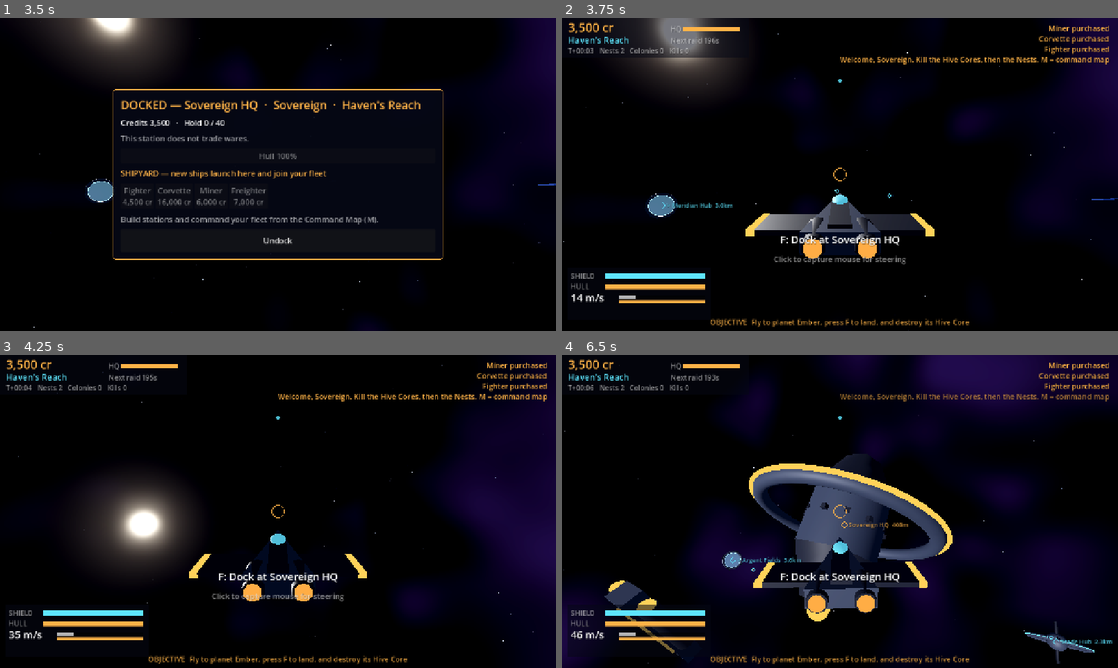
Above: before the commit, frames 1-4 (two rows, left to right).
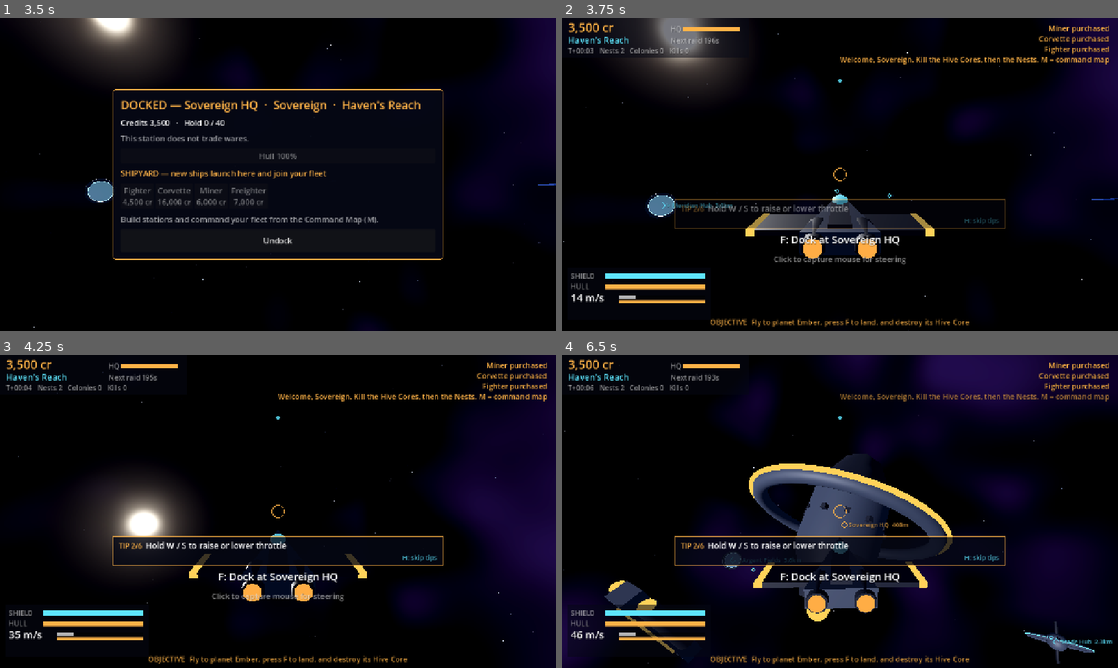
Above: after the commit, the same moments.

Repository: iladin/godot-web-games
Game: Godot game, scene res://scenes/main.tscn
Two runs of this game, one before a commit and one after it. Both use one fixed random seed, a clock stepped at 60 frames per second and the inputs below.
Inputs (mouse positions are in pixels of both pictures, inside the frame that each line leads up to):
- Up to frame 1 (3.5 s): tap Enter (ui_accept) at 0.5, 0.77 s; move the mouse to (400, 158) at 0.52 s; hold Up (pitch_up) 0.53-1.25 s; hold Space (fire) 0.53-1.25 s; tap F (act) at 0.6 s; click (400, 158) at 0.67 s; click "Fighter 4,500 cr" at 1.25 s; click "Corvette 16,000 cr" at 2 s; click "Miner 6,000 cr" at 2.75 s
- Up to frame 2 (3.75 s): click "Undock" at 3.5 s
- Up to frame 3 (4.25 s): no input
- Up to frame 4 (6.5 s): drag from (728, 527) to (812, 574) at 4.27 s; move the mouse to (851, 505) at 5.02 s; hold Up (pitch_up) from 5.03 s (still down); tap Down (pitch_dn) at 5.1 s; click (851, 505) at 5.17 s; tap T (travel) at 5.3, 5.85 s; move the mouse to (834, 517) at 5.77 s; click (834, 517) at 5.92 s; tap Enter (ui_accept) at 6.02 s; tap Left (yaw_l) at 6.05 s

Frame 1 is identical in both runs. In frame 2, 1.6% of the frame differs, in the area x 20-80%, y 57-68%; in frame 3, 1.7%; in frame 4, 2.4%.

Commit message:
studio(S0006): VS-004 Guided first 10 minutes
New scripts/ui/tutorial_hints.gd: six state-latched tips (steer, throttle,
target, dock, map, land on Ember) with touch wording; skip via H or tap.
Selftest + autoplay asserts; QA PASS. VS-013 + parking-lot items added.

Co-Authored-By: Claude Opus 5.5 <noreply@anthropic.com>
Claude-Session: https://claude.ai/code/session_01Q4Rcqx13AXtzUGinkt5Ybb

Diff:
--- a/games/void-sovereign/scripts/main.gd
+++ b/games/void-sovereign/scripts/main.gd
@@ -23,6 +23,7 @@
 var map: MapView
 var dock: DockPanel
 var touch: TouchControls
+var hints: TutorialHints
 var overlay: Overlay
 var fade: ColorRect
 var docked_at: StationData
@@ -86,6 +87,9 @@
 	dock.undock_pressed.connect(func() -> void: _set_mode("flight"))
 	touch = TouchControls.new()
 	root.add_child(touch)
+	hints = TutorialHints.new()
+	hints.main = self
+	root.add_child(hints)
 	overlay = Overlay.new()
 	root.add_child(overlay)
 	fade = ColorRect.new()
--- a/games/void-sovereign/scripts/selftest.gd
+++ b/games/void-sovereign/scripts/selftest.gd
@@ -116,6 +116,7 @@
 
 	_test_ai_journeys()
 	_test_sfx()
+	_test_hints()
 	print("SELFTEST OK")
 	quit()
 
@@ -205,3 +206,29 @@
 	assert(s.play("hit"))
 	print("sfx: %d streams generated in %d ms" % [streams.size(), gen_ms])
 	s.free()
+
+
+func _test_hints() -> void:
+	var h := TutorialHints.new()
+	assert(h.current() == "steer", "first tip is steering")
+	h.update({"throttle": true})
+	assert(h.current() == "steer", "tips show in order even if a later step is done early")
+	h.update({"steer": true})
+	assert(h.current() == "target", "steps done out of order stay done")
+	h.update({"steer": false, "target": true, "dock": true})
+	assert(h.current() == "map" and h.done.has("steer"), "done steps are latched")
+	assert(TutorialHints.hint_text("throttle", true, "Ember").contains("THR+"), "touch wording")
+	assert(TutorialHints.hint_text("throttle", false, "Ember").contains("W / S"), "keyboard wording")
+	assert(TutorialHints.hint_text("land", false, "Ember").contains("Ember"))
+	for st: String in TutorialHints.STEPS:
+		assert(TutorialHints.hint_text(st, false, "X") != "" and TutorialHints.hint_text(st, true, "X") != "")
+	h.skip()
+	assert(h.skipped and h.current() == "", "skip hides tips")
+	h.update({"map": true, "land": false})
+	assert(h.current() == "", "skipped tips never reappear")
+	var h2 := TutorialHints.new()
+	h2.update({"steer": true, "throttle": true, "target": true, "dock": true, "map": true, "land": true})
+	assert(h2.current() == "", "all steps done hides tips")
+	print("hints: step order, latch and skip OK")
+	h.free()
+	h2.free()
--- a/games/void-sovereign/scripts/test_driver.gd
+++ b/games/void-sovereign/scripts/test_driver.gd
@@ -2,7 +2,8 @@
 extends RefCounted
 ## Headless/automation hooks. `--autoplay` (used by scripts/check.sh) walks every layer
 ## in ~15 s; `--shot=<scenario> --shotfile=<png>` stages a scenario and saves a screenshot.
-## Scenarios: title map dock surface touch touch_surface over win death combat (+ _long variants).
+## Scenarios: title map dock surface touch touch_surface over win death combat hints hints_touch
+## (+ _long variants).
 
 var g: VoidMain
 var _ap_step: int = 0
@@ -39,6 +40,7 @@
 	elif _ap_step == 3 and t > 14.0 and g.surface:
 		_ap_step = 4
 		print("sfx: played %d, blocked before first input %d, muted %s" % [g.sfx.played, g.sfx.blocked, g.sfx.muted])
+		_exercise_hints()
 		g.surface.fps.take_damage(1000.0)
 
 
@@ -52,6 +54,15 @@
 	g.sfx.toggle_mute()
 	g.sfx.play("explosion")   # muted: dropped
 	g.sfx.toggle_mute()
+
+
+func _exercise_hints() -> void:
+	# Autoplay visited map, dock and surface: those tips must be latched done; then skip the rest.
+	for s: String in ["dock", "map", "land"]:
+		assert(g.hints.done.has(s), "tutorial hint '%s' completed by autoplay" % s)
+	g.hints.skip()
+	assert(g.hints.skipped and g.hints.current() == "", "skipped tips never come back")
+	print("hints: done %s, skipped %s" % [", ".join(PackedStringArray(g.hints.done.keys())), g.hints.skipped])
 
 
 func _shot_script(t: float) -> void:
@@ -73,6 +84,15 @@
 				g.touch.active = true
 				g.touch.set_layout("none")
 				g.touch.set_layout("flight")
+			"hints":
+				g.space.autoplay = false   # keep the ship still under the first tip
+				g.space.target_id = 0
+				g.space.player.autopilot = false
+			"hints_touch":
+				g.touch.active = true
+				g.touch.set_layout("none")
+				g.touch.set_layout("flight")
+				g.hints.update({"steer": true, "throttle": true, "target": true})
 			"touch_surface":
 				g.touch.active = true
 				g._on_land(0)
--- a/games/void-sovereign/scripts/ui/controls.gd
+++ b/games/void-sovereign/scripts/ui/controls.gd
@@ -10,7 +10,7 @@
 	"move_f": [KEY_W], "move_b": [KEY_S], "move_l": [KEY_A], "move_r": [KEY_D],
 	"jump": [KEY_SPACE], "sprint": [KEY_SHIFT], "reload": [KEY_R],
 	"pitch_up": [KEY_UP], "pitch_dn": [KEY_DOWN], "yaw_l": [KEY_LEFT], "yaw_r": [KEY_RIGHT],
-	"pause": [KEY_P],
+	"pause": [KEY_P], "skip_hints": [KEY_H],
 }
 
 
--- /dev/null
+++ b/games/void-sovereign/scripts/ui/tutorial_hints.gd
@@ -0,0 +1,139 @@
+class_name TutorialHints
+extends Control
+## Contextual first-run tips (VS-004). One hint at a time, in STEPS order; a step is latched
+## done the first time its condition holds, so the next one appears. H (or tapping the box)
+## skips all tips for the rest of this page load. Pure step logic lives in update()/current()
+## so selftest.gd can drive it with plain dictionaries.
+
+const STEPS: Array[String] = ["steer", "throttle", "target", "dock", "map", "land"]
+const AMBER := Color("ffb347")
+const CYAN := Color("5ee6ff")
+const BOX_BG := Color(0.02, 0.03, 0.08, 0.78)
+const BOX_W := 760.0
+const BOX_H := 66.0
+const BOX_Y_FRAC := 0.58          # top of the box, as a fraction of screen height
+const FADE_IN := 0.4
+
+var main: VoidMain                # null in selftest: no gathering, no drawing
+var done: Dictionary = {}         # step -> true once completed
+var skipped: bool = false
+var font: Font = ThemeDB.fallback_font
+var _shown: String = ""
+var _age: float = 0.0
+var _box: Rect2 = Rect2()
+
+
+func _ready() -> void:
+	set_anchors_and_offsets_preset(Control.PRESET_FULL_RECT)
+	mouse_filter = Control.MOUSE_FILTER_IGNORE
+
+
+## Marks every step whose condition is true in ctx (step name -> bool) as done.
+func update(ctx: Dictionary) -> void:
+	for s: String in STEPS:
+		if bool(ctx.get(s, false)):
+			done[s] = true
+
+
+## First unfinished step, or "" when all are done or tips were skipped.
+func current() -> String:
+	if skipped:
+		return ""
+	for s: String in STEPS:
+		if not done.has(s):
+			return s
+	return ""
+
+
+func skip() -> void:
+	if skipped or current() == "":
+		return
+	skipped = true
+	if main:
+		main.sfx.play("click")
+		main.u.message.emit("Tips hidden for this run", Color("8fd8ff"))
+
+
+static func hint_text(step: String, touch: bool, planet: String) -> String:
+	match step:
+		"steer":
+			return "Drag on the left side of the screen to steer" if touch else "Click the view to capture the mouse, then move it to steer"
+		"throttle":
+			return "Hold THR+ / THR- to change throttle" if touch else "Hold W / S to raise or lower throttle"
+		"target":
+			return "Tap TGT to lock onto a Hive ship, then FIRE" if touch else "Press R to lock onto a Hive ship, then fire with LMB or Space"
+		"dock":
+			return "Fly close to your HQ station and tap ACT to dock" if touch else "Fly close to your HQ station and press F to dock"
+		"map":
+			return "Tap MAP to open the command map" if touch else "Press M to open the command map"
+		"land":
+			return "Fly to planet %s and tap ACT to land" % planet if touch else "Fly to planet %s and press F to land" % planet
+	return ""
+
+
+static func skip_text(touch: bool) -> String:
+	return "Tap this box to skip tips" if touch else "H: skip tips"
+
+
+func _gather() -> Dictionary:
+	var sp := main.space
+	var t := main.touch
+	var kb_steer := Input.get_axis("yaw_l", "yaw_r") != 0.0 or Input.get_axis("pitch_up", "pitch_dn") != 0.0
+	return {
+		"steer": Input.mouse_mode == Input.MOUSE_MODE_CAPTURED or kb_steer or (t.active and t.stick != Vector2.ZERO),
+		"throttle": main.mode == "flight" and (Input.is_action_pressed("thr_up") or Input.is_action_pressed("thr_dn") or t.held("thr_up") or t.held("thr_dn")),
+		"target": sp != null and sp.target_id != 0,
+		"dock": main.mode == "dock",
+		"map": main.mode == "map",
+		"land": main.mode == "surface",
+	}
+
+
+func _showing() -> bool:
+	return main != null and main.state == VoidMain.State.PLAYING and not main.paused \
+		and main.mode == "flight" and current() != ""
+
+
+func _process(delta: float) -> void:
+	if main == null:
+		return
+	if main.state == VoidMain.State.PLAYING and main.space and is_instance_valid(main.space.player):
+		update(_gather())
+	var cur := current() if _showing() else ""
+	if cur != _shown:
+		_shown = cur
+		_age = 0.0
+	_age += delta
+	queue_redraw()
+
+
+func _input(event: InputEvent) -> void:
+	if not _showing():
+		return
+	if event.is_action_pressed("skip_hints"):
+		skip()
+		get_viewport().set_input_as_handled()
+	elif event is InputEventScreenTouch and (event as InputEventScreenTouch).pressed \
+			and _box.has_point((event as InputEventScreenTouch).position):
+		skip()
+		get_viewport().set_input_as_handled()
+
+
+func _draw() -> void:
+	_box = Rect2()
+	if _shown == "" or not _showing():
+		return
+	var touch := main.touch.active
+	var planet := main.u.sectors[main.u.hq.sector].planet_name
+	var a := clampf(_age / FADE_IN, 0.0, 1.0)
+	var w := minf(BOX_W, size.x - 32.0)
+	_box = Rect2((size.x - w) * 0.5, size.y * BOX_Y_FRAC, w, BOX_H)
+	draw_rect(_box, Color(BOX_BG, BOX_BG.a * a))
+	draw_rect(_box, Color(AMBER, 0.7 * a), false, 1.5)
+	var idx := STEPS.find(_shown) + 1
+	var head := "TIP %d/%d  " % [idx, STEPS.size()]
+	var x := _box.position.x + 14.0
+	draw_string(font, Vector2(x, _box.position.y + 28), head, HORIZONTAL_ALIGNMENT_LEFT, -1, 16, Color(AMBER, a))
+	var hw := font.get_string_size(head, HORIZONTAL_ALIGNMENT_LEFT, -1, 16).x
+	draw_string(font, Vector2(x + hw, _box.position.y + 28), hint_text(_shown, touch, planet), HORIZONTAL_ALIGNMENT_LEFT, w - 28.0 - hw, 19, Color(1, 1, 1, a))
+	draw_string(font, Vector2(x, _box.position.y + 54), skip_text(touch), HORIZONTAL_ALIGNMENT_RIGHT, w - 28.0, 15, Color(CYAN, 0.75 * a))
Not shown, added: games/void-sovereign/scripts/ui/tutorial_hints.gd.uid
Not shown, changed: games/void-sovereign/studio/BACKLOG.md
